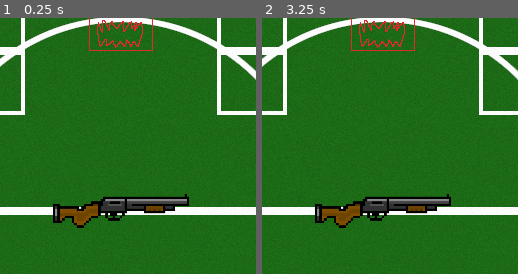
Above: before the commit, frames 1-2 (left to right).
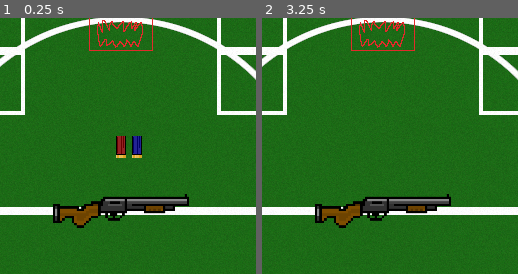
Above: after the commit, the same moments.

Repository: Silvester56/buckshotmiami
Game: Godot game, scene res://scenes/game.tscn
Same seed, same stepped clock (60 frames per second), same inputs: the game is played once before the commit and once after it. This scene is started directly instead of the project's main scene.
Inputs (mouse positions are % of the whole screen's width and height, from its top left):
- Up to frame 1 (0.25 s): no input
- Up to frame 2 (3.25 s): tap Enter at 0.5, 2 s; move the mouse to (50, 12) at 0.52 s; click (50, 12) at 0.67 s; tap Space at 1.25, 2.75 s; move the mouse to (50, 88) at 1.27 s; click (50, 88) at 1.42 s; move the mouse to (60, 28) at 2.02 s; click (60, 28) at 2.17 s; move the mouse to (45, 70) at 2.77 s; click (45, 70) at 2.92 s
The pictures show only the part of the screen within x 26-76%, y 12-62%; the shares and areas given below are measured in that part.

The runs differ from the first frame. In frame 1, 0.7% of the frame differs, in the area x 45-56%, y 46-55%; in frame 2, nothing differs.

Commit message:
Display shells for a while before shuffling

Diff:
--- a/scenes/game.tscn
+++ b/scenes/game.tscn
@@ -2,6 +2,7 @@
 
 [ext_resource type="Script" uid="uid://c32ape7e3mj7m" path="res://scripts/game.gd" id="1_uwrxv"]
 [ext_resource type="Texture2D" uid="uid://o165bq440eek" path="res://assets/board.png" id="2_lbhrr"]
+[ext_resource type="PackedScene" uid="uid://hf54ee6dkta3" path="res://scenes/shell.tscn" id="2_p57ef"]
 [ext_resource type="Texture2D" uid="uid://c6rqfn13lc87v" path="res://assets/characters.png" id="2_yqjtg"]
 [ext_resource type="Theme" uid="uid://btfuk8lvwal51" path="res://themes/menu.tres" id="3_lnu2h"]
 [ext_resource type="Texture2D" uid="uid://bv7lhnjthidhe" path="res://assets/shotgun.png" id="4_iywne"]
@@ -11,6 +12,7 @@
 
 [node name="Game" type="Node2D" unique_id=1685807169]
 script = ExtResource("1_uwrxv")
+Shell = ExtResource("2_p57ef")
 
 [node name="TextureRect" type="TextureRect" parent="." unique_id=1575029082]
 offset_right = 512.0
@@ -40,7 +42,14 @@
 [node name="CollisionShape2D" type="CollisionShape2D" parent="Player/PlayerArea" unique_id=1713877533]
 shape = SubResource("RectangleShape2D_kmbhq")
 
-[node name="Sprite2D" type="Sprite2D" parent="." unique_id=1736833064]
+[node name="DisplayedShells" type="Node2D" parent="." unique_id=242926234]
+position = Vector2(256, 192)
+
+[node name="DisplayedShellsTimer" type="Timer" parent="." unique_id=128055691]
+wait_time = 3.0
+one_shot = true
+
+[node name="Shotgun" type="Sprite2D" parent="." unique_id=1736833064]
 position = Vector2(256, 256)
 scale = Vector2(0.3, 0.3)
 texture = ExtResource("4_iywne")
@@ -104,5 +113,6 @@
 
 [connection signal="input_event" from="Dealer/DealerArea" to="." method="_on_dealer_area_input_event"]
 [connection signal="input_event" from="Player/PlayerArea" to="." method="_on_player_area_input_event"]
+[connection signal="timeout" from="DisplayedShellsTimer" to="." method="_on_displayed_shells_timer_timeout"]
 [connection signal="pressed" from="PauseMenu/Continue" to="." method="_on_continue_pressed"]
 [connection signal="pressed" from="PauseMenu/Quit" to="." method="_on_quit_pressed"]
--- a/scripts/game.gd
+++ b/scripts/game.gd
@@ -1,4 +1,6 @@
 extends Node2D
+
+@export var Shell: PackedScene
 
 var maxPlayerHealth = 0
 var maxDealerHealth = 0
@@ -28,6 +30,7 @@
 			shells.push_back(ShellType.LIVE)
 		else:
 			shells.push_back(ShellType.BLANK)
+	displayShells()
 	shells.shuffle()
 
 # Called every frame. 'delta' is the elapsed time since the previous frame.
@@ -35,6 +38,14 @@
 	if Input.is_action_just_pressed("pause"):
 		$PauseMenu.show()
 		get_tree().paused = true
+
+func displayShells() -> void:
+	for index in len(shells):
+		var newShell = Shell.instantiate()
+		newShell.setProperties(shells[index])
+		newShell.position.x = index * 16
+		$DisplayedShells.add_child(newShell)
+	$DisplayedShellsTimer.start()
 
 func shoot(isPlayer: bool) -> void:
 	if (len(shells) > 0):
@@ -70,3 +81,7 @@
 	and event.button_index == MouseButton.MOUSE_BUTTON_LEFT \
 	and event.is_pressed():
 		shoot(true)
+
+func _on_displayed_shells_timer_timeout() -> void:
+	for n in $DisplayedShells.get_children():
+		n.queue_free()
--- a/scripts/shell.gd
+++ b/scripts/shell.gd
@@ -2,7 +2,7 @@
 
 var type = ShellType.LIVE
 
-func setProperties(ty: ShellType) -> void:
+func setProperties(ty) -> void:
 	type = ty
 	if (type == ShellType.BLANK):
 		frame = 1
